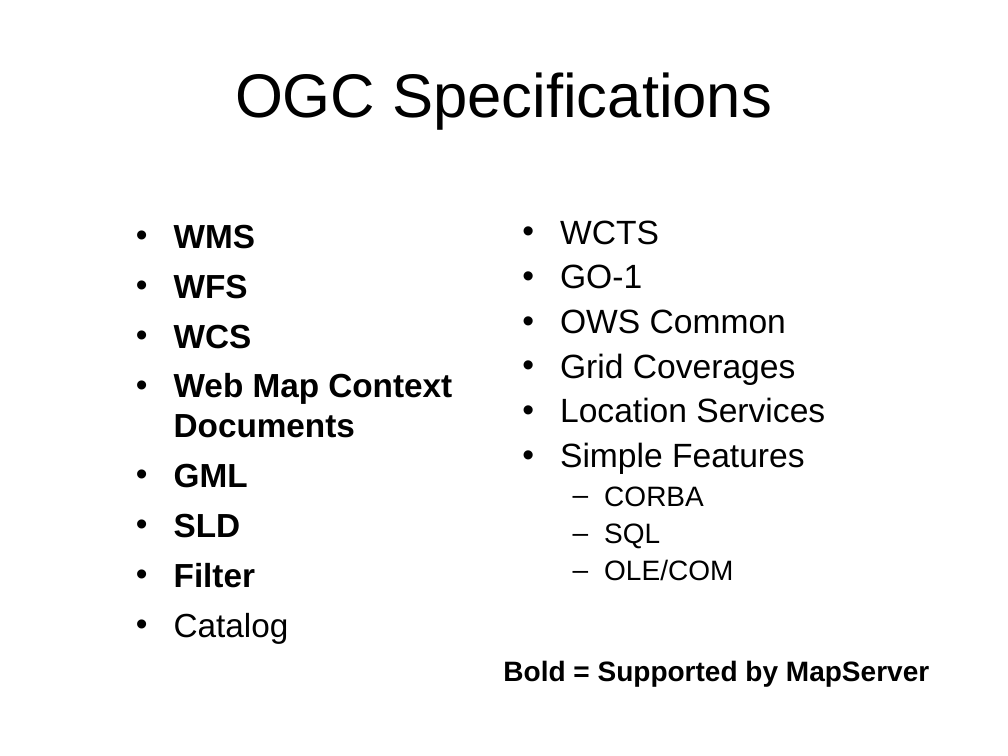
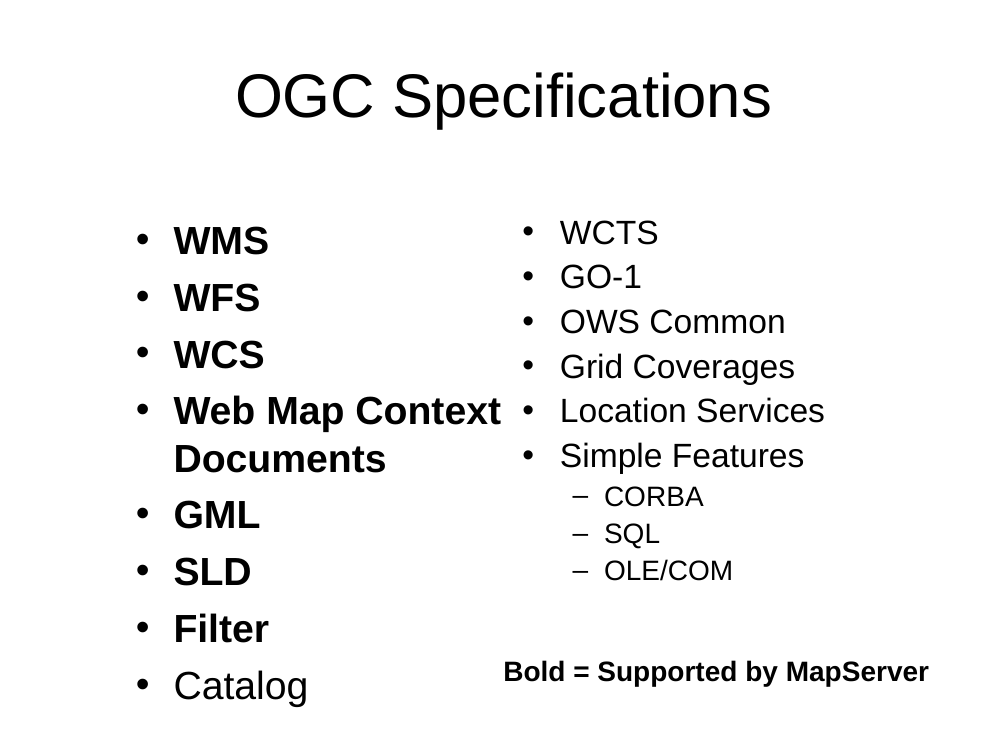
Before and after one commit to MapServer/ms-ogc-workshop, a slide deck: slide 10 of doc/ms_ogc_workshop.ppt. Drawn at 1008x756 pixels with LibreOffice and Linux fonts; fonts in the diff are those of the drawing. Boxes give left, top, right and bottom in pixels: in the first picture for what was removed or moved away, otherwise in the second. Text is boxed around its words. In the diff, an @@ line names an element or a change of style, - is before the commit and + after.

```diff
--- a/doc/ms_ogc_workshop.ppt
+++ b/doc/ms_ogc_workshop.ppt
@@ text "WMS" at (174, 226, 501, 707): size 23.8 to 28 pt; indent changed @@
```
Also in this commit, not shown: 82 other slides changed, 3 slides added.
